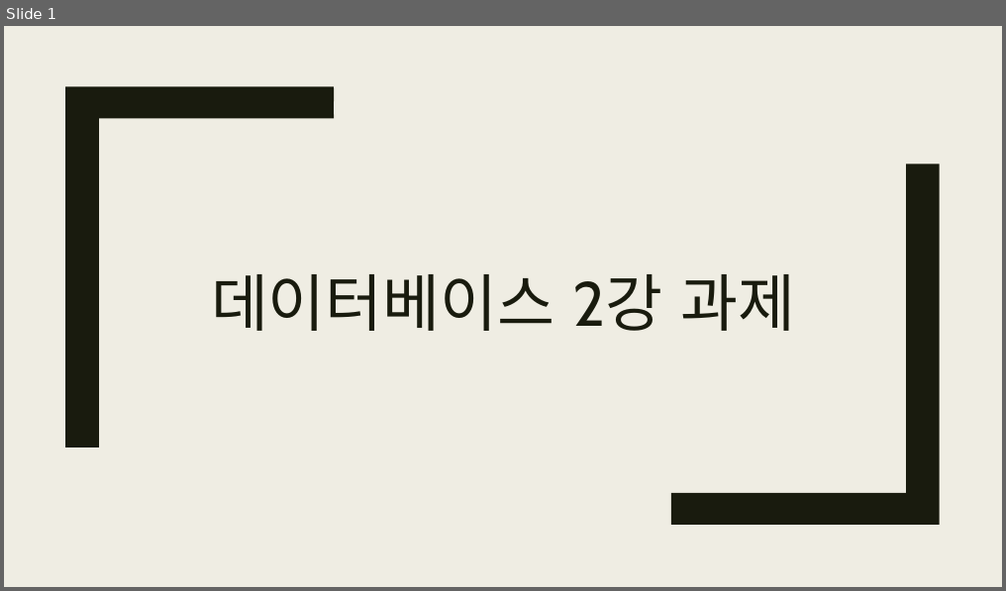
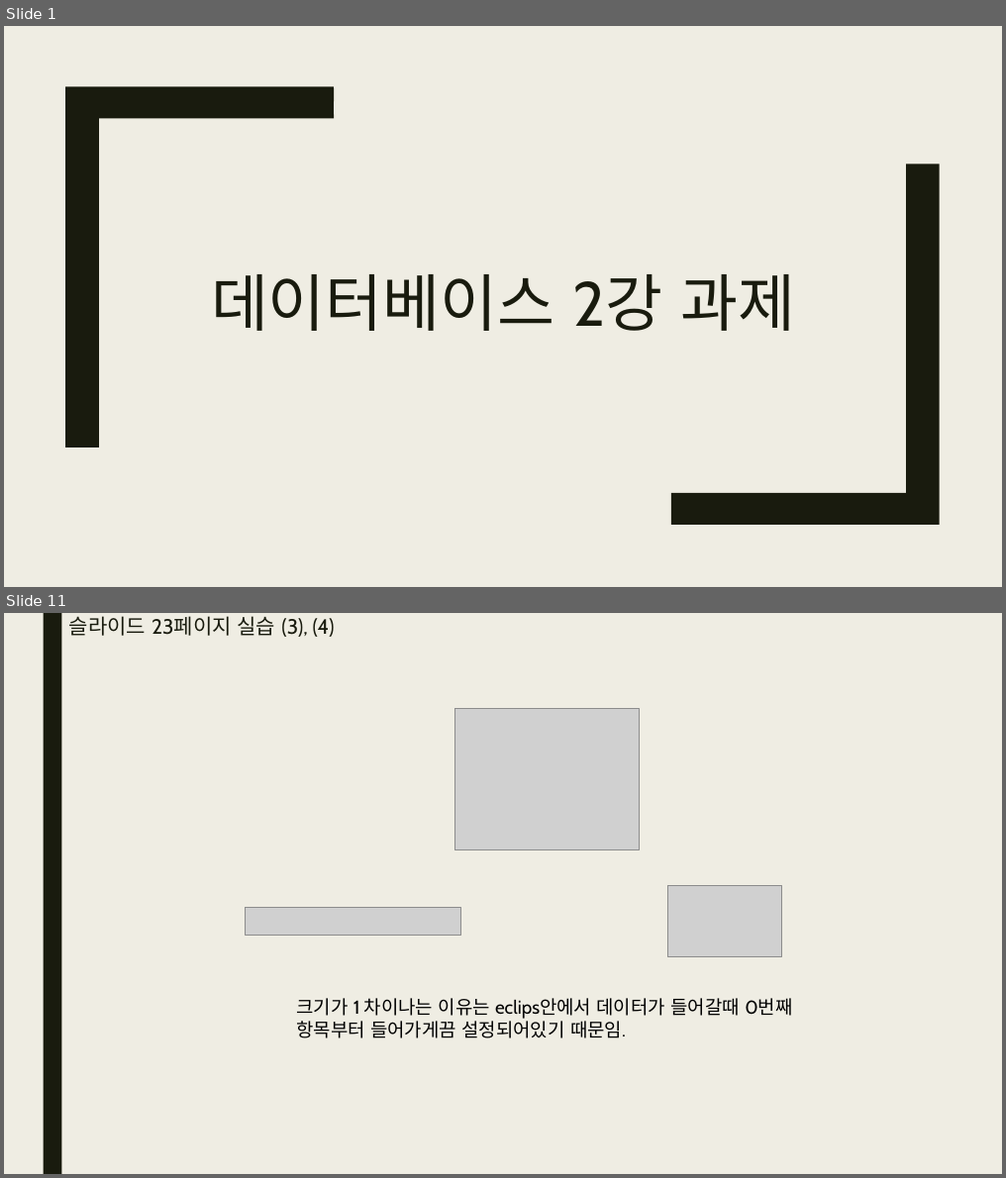
Before and after one commit to bino0130/politec-database, a slide deck: 데이터베이스프로그래밍 과제/20230509 데이터베이스 2강 과제.pptx. Shown one above the other, each under a label of ours: slide 1 before the commit, slides 1 and 11 after it; the slides between them are not shown. The pictures are 1006x591 and 1006x1178 pixels, drawn with LibreOffice and Linux fonts; fonts in the diff are those of the drawing; grey boxes stand for pictures. Boxes give left, top, right and bottom in pixels: in the first picture for what was removed or moved away, otherwise in the second. Text is boxed around its words. In the diff, an @@ line names an element or a change of style, - is before the commit and + after.

```diff
--- a/데이터베이스프로그래밍 과제/20230509 데이터베이스 2강 과제.pptx
+++ b/데이터베이스프로그래밍 과제/20230509 데이터베이스 2강 과제.pptx
@@ slide 11 added at [4,613,1002,1174], background #EFEDE3 @@
@@ rectangle added at [43,613,61,1174], fill #191B0E @@
@@ title added at [69,616,335,637], 20 pt, text #191B0E @@
+슬라이드 23페이지 실습 (3), (4)
@@ picture added at [454,709,639,851] @@
@@ picture added at [246,907,461,936] @@
@@ picture added at [668,885,782,958] @@
@@ text added at [296,998,792,1039], 18 pt, text #000000 @@
+크기가 1 차이나는 이유는 eclips안에서 데이터가 들어갈때 0번째 항목부터 들어가게끔 설정되어있기 때문임.
```
Also in this commit, not shown: 6 slides changed, 17 other slides added.
